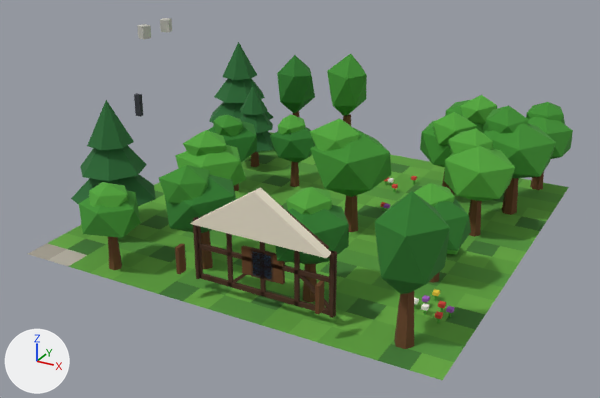
Two versions of the glTF model assets/models/town/chunk_3_1.glb, one commit apart.
The view is the same before and after, from a 50 mm camera at (69.9, -51.0, 14.1) aimed at (55.5, -24.9, 1.1). Every picture has the same lights, and +X, +Y and +Z are marked at lower left. The first picture is the older version. Vertices at exactly the same position are counted once.

Names of what the first picture shows: 'chunk_3_1'.
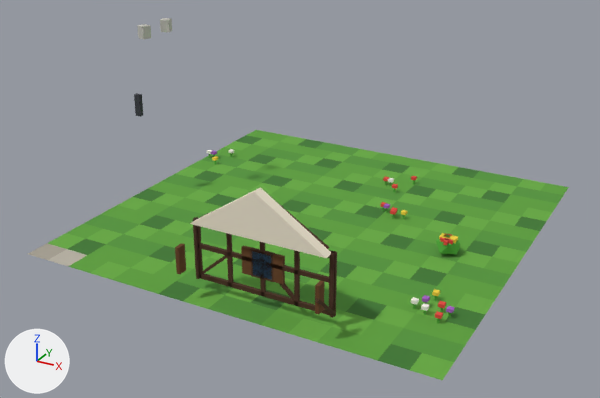
Changed parts and their boxes [x1, y1, x2, y2] in the pictures (600 x 398 px; the box of a moved part takes in the faces that stretch with it):
'chunk_3_1', reshaped
    before: [28, 18, 573, 380]
    after: [28, 18, 569, 380]
part 1 of me_chunk_3_1, deleted (green)
    before: [71, 42, 573, 349]
part 2 of me_chunk_3_1, moved or reshaped
    before: [232, 273, 329, 310]
    after: [202, 255, 335, 314]

The change, as a list of edits to the scene's bpy script:
```text
Change me_chunk_3_1:
    used by ob_chunk_3_1; location = (0.0, 0.0, 0.0)
    remove me_chunk_3_1.from_pydata(...)  # 1595 vertices, 2568 faces; spans x 47.0..64.0, y -32.3..-15.2, z -0.1..7.2
    add me_chunk_3_1.from_pydata(...)  # 955 vertices, 1512 faces; spans x 48.0..64.0, y -32.2..-16.0, z -0.1..7.2
    me_chunk_3_1 part 1: 57 loose pieces with 648 vertices, spanning x 47.0..64.0, y -32.3..-15.2, z 0.0..5.3, are deleted
    me_chunk_3_1 part 2
    13 vertices are removed from x 56.3..60.0, y -31.0..-30.9, z 0.5..1.6
    24 faces are deleted
    2 vertices move within x 57.5, y -31.0..-30.9, z 1.5
    21 vertices are added at x 55.0..60.1, y -32.2..-30.9, z 0.5..1.6
    36 new faces join them, mat_timber
    remove me_chunk_3_1.materials.append(mat_trunk)
    remove me_chunk_3_1.materials.append(mat_leaf_c)
    remove me_chunk_3_1.materials.append(mat_leaf_a)
    remove me_chunk_3_1.materials.append(mat_leaf_pine)
```
